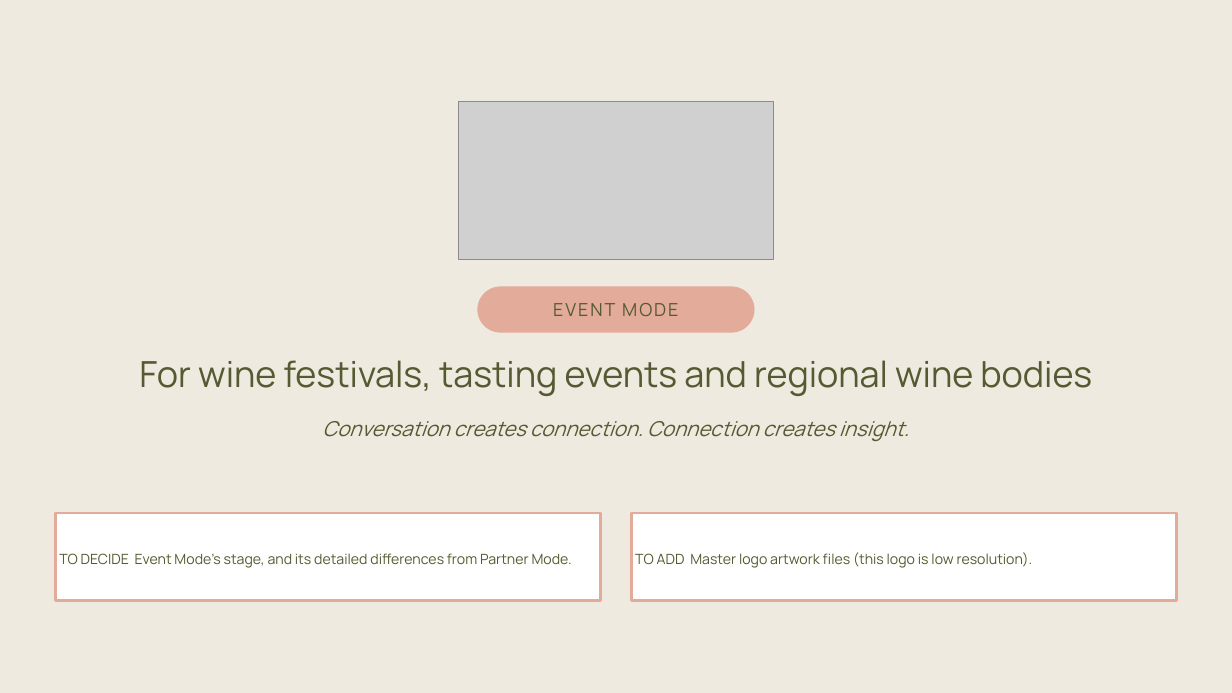
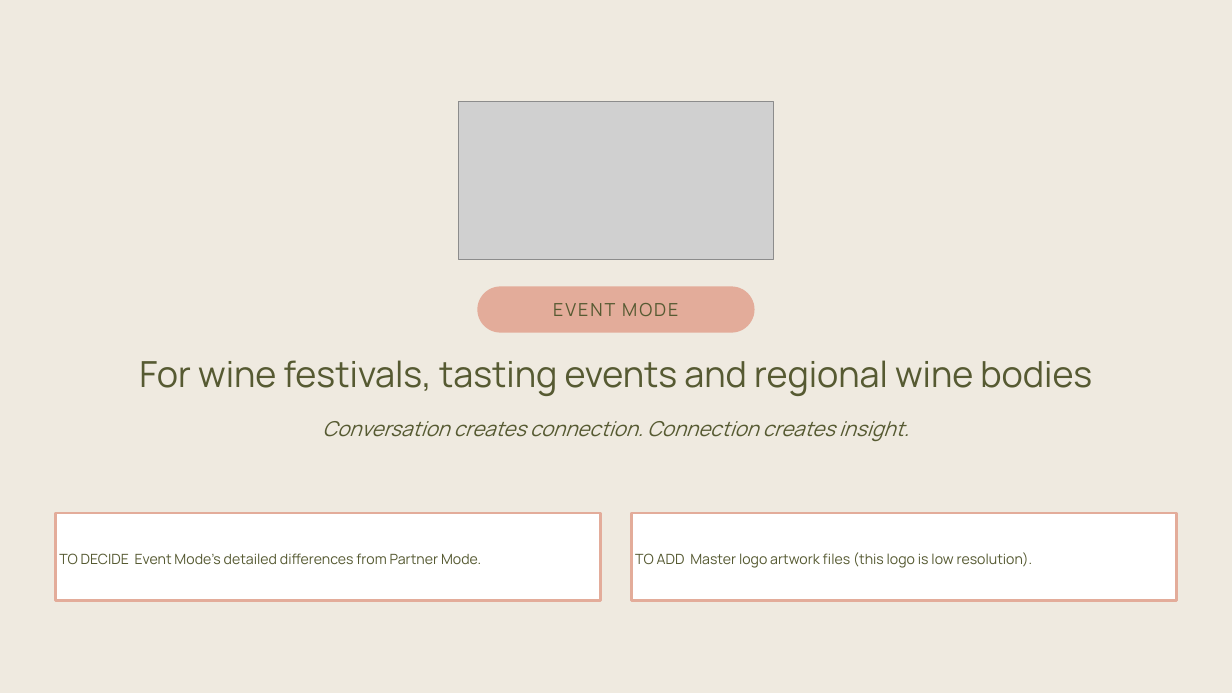
Before and after one commit to carrie147/entre-amis-brand-agent, a slide deck: slide 1 of decks/Entre Amis - Event Mode pack - DRAFT.pptx. Drawn at 1232x693 pixels with LibreOffice and Linux fonts; fonts in the diff are those of the drawing; grey boxes stand for pictures. Boxes give left, top, right and bottom in pixels: in the first picture for what was removed or moved away, otherwise in the second. Text is boxed around its words. In the diff, an @@ line names an element or a change of style, - is before the commit and + after.

```diff
--- a/decks/Entre Amis - Event Mode pack - DRAFT.pptx
+++ b/decks/Entre Amis - Event Mode pack - DRAFT.pptx
@@ text in rectangle at [59,553,481,564]: text changed @@
-TO DECIDE Event Mode's stage, and its detailed differences from Partner Mode.
+TO DECIDE Event Mode's detailed differences from Partner Mode.
```
Also in this commit, not shown: 2 other slides changed, 4 other files.
